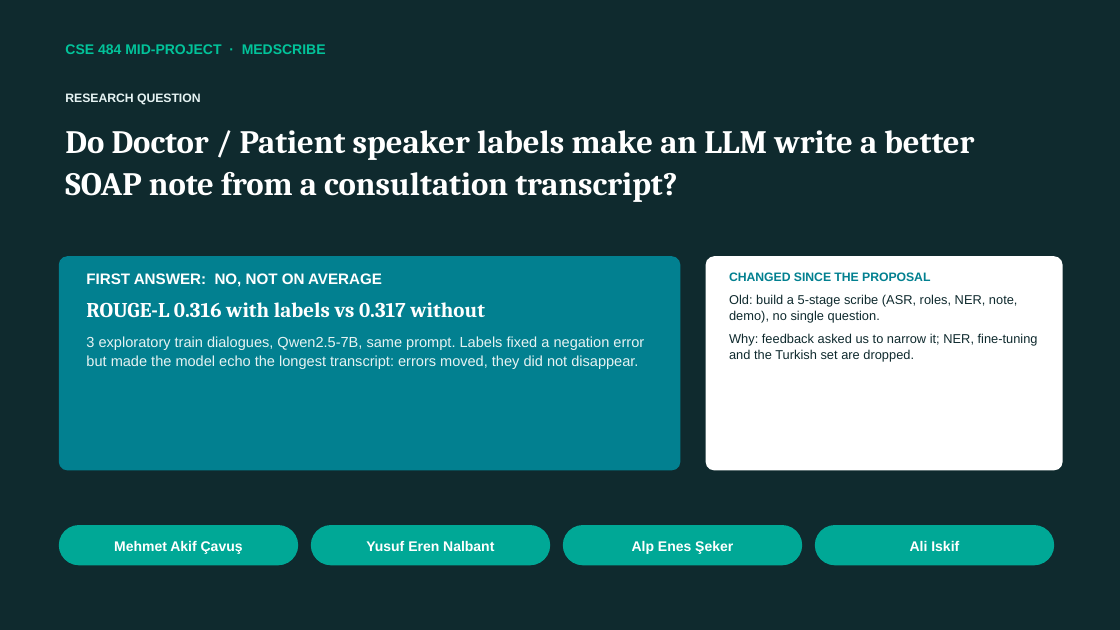
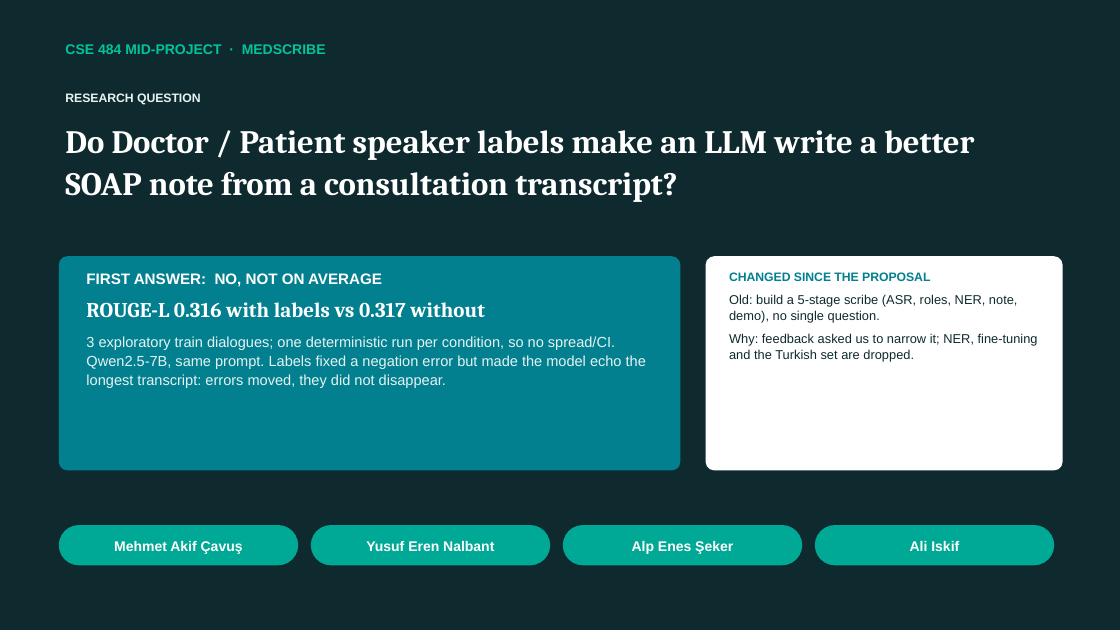
Before and after one commit to Pikseel/medscribe, a slide deck: slide 1 of results/medscribe_midproject.pptx. Drawn at 1120x630 pixels with LibreOffice and Linux fonts; fonts in the diff are those of the drawing. Boxes give left, top, right and bottom in pixels: in the first picture for what was removed or moved away, otherwise in the second. Text is boxed around its words. In the diff, an @@ line names an element or a change of style, - is before the commit and + after.

```diff
--- a/results/medscribe_midproject.pptx
+++ b/results/medscribe_midproject.pptx
@@ text at (86,336,646,388): text changed @@
-3 exploratory train dialogues, Qwen2.5-7B, same prompt. Labels fixed a negation error but made the model echo the longest transcript: errors moved, they did not disappear.
+3 exploratory train dialogues; one deterministic run per condition, so no spread/CI. Qwen2.5-7B, same prompt. Labels fixed a negation error but made the model echo the longest transcript: errors moved, they did not disappear.
```
Also in this commit, not shown: 5 other slides changed, 8 other files.
